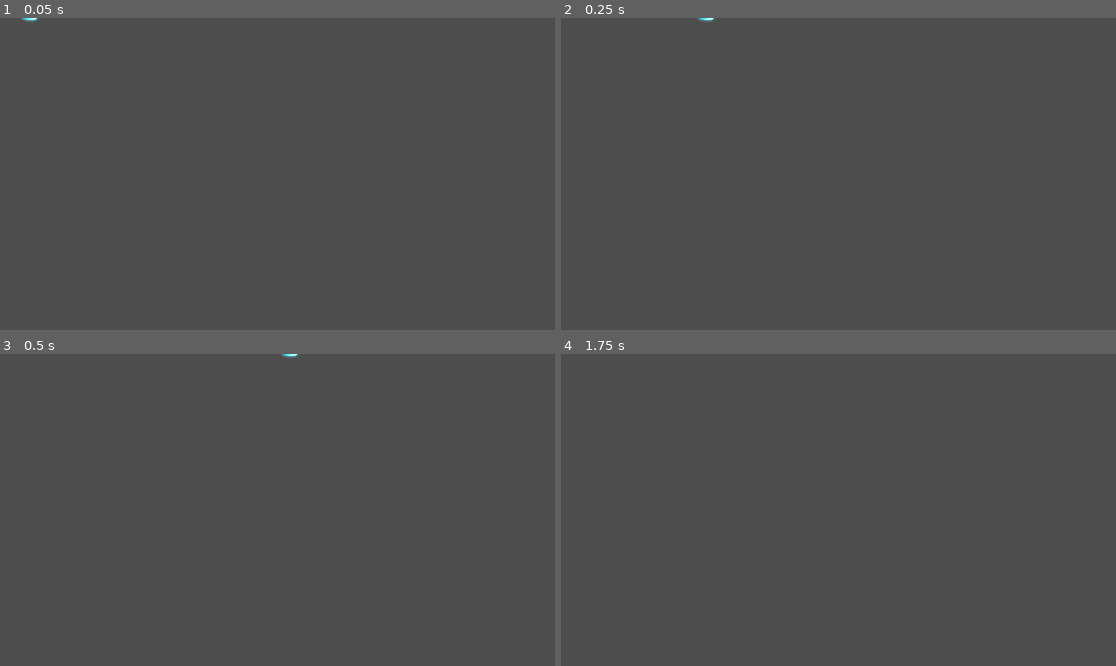
Above: before the commit, frames 1-4 (two rows, left to right).
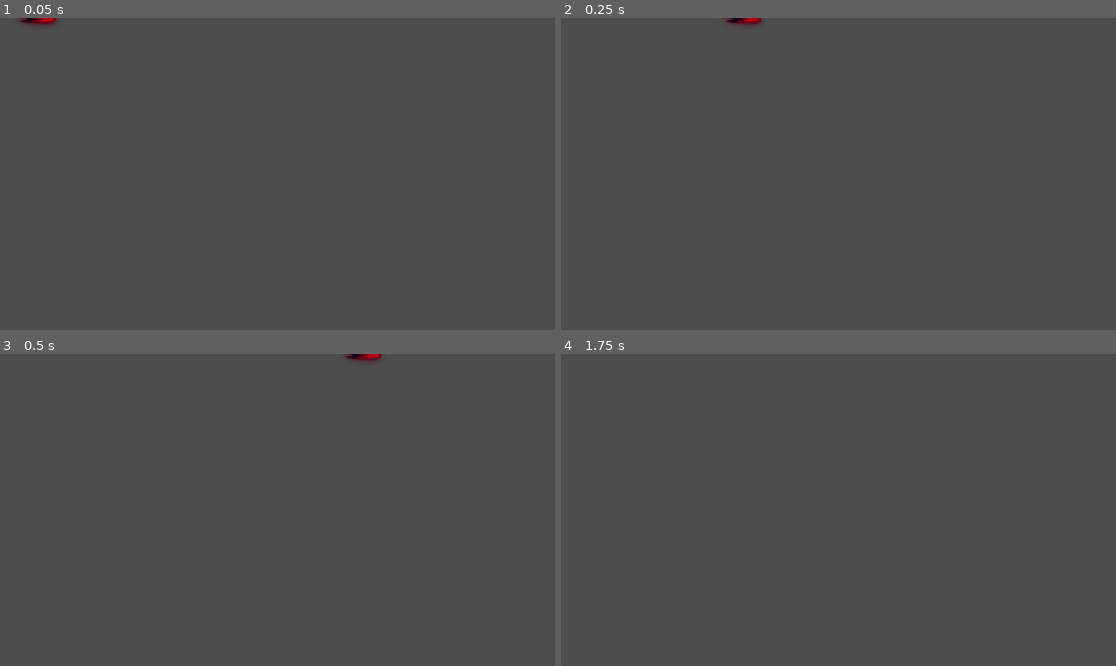
Above: after the commit, the same moments.

Repository: Vynrae06/Space_Shooter
Game: Godot game, scene res://player/player_projectile_special.tscn
Same seed, same stepped clock (60 frames per second), same inputs: the game is played once before the commit and once after it. This scene is started directly instead of the project's main scene.
Inputs:
- Up to frame 1 (0.05 s): no input
- Up to frame 2 (0.25 s): no input
- Up to frame 3 (0.5 s): no input
- Up to frame 4 (1.75 s): tap Enter at 1.25 s

The runs differ from the first frame. In frame 1, 0.1% of the frame differs, in the area x 3-11%, y 0-3%; in frame 2, 0.2%; in frame 3, 0.2%, in the area x 50-69%, y 0-3%; in frame 4, nothing differs.

Commit message:
Player Special V2

Diff:
--- a/levels/level.gd
+++ b/levels/level.gd
@@ -1,7 +1,3 @@
 extends Node2D
 
 var GAME_PAUSED: bool = false
-
-#func _process(_delta):
-	#if Input.is_action_just_pressed("start_pause"):
-		#get_tree().paused = !get_tree().paused
--- a/player/player.gd
+++ b/player/player.gd
@@ -3,11 +3,14 @@
 @export var PLAYER_INDEX: int
 @export var MOVEMENT_SPEED: float = 666
 @export var MOVEMENT_SPEED_LEFT: float = 250
-@export var SPECIAL_MAX_CHARGE: float = 100
+@export var SPECIAL_CHARGE_MAX: float = 100
+@export var SPECIAL_CHARGE_COST: float = 20
+@export var SPECIAL_CHARGE_RATE: float = 1
 
 var PROJECTILE_BASIC_SCENE: PackedScene = preload("res://player/player_projectile_basic.tscn")
-var PROJECTILE_SPECIAL_SCENE: PackedScene = preload("res://player/player_projectile_basic.tscn")
-var CAN_SHOOT: bool = true
+var PROJECTILE_SPECIAL_SCENE: PackedScene = preload("res://player/player_projectile_special.tscn")
+var CAN_SHOOT_BASIC: bool = true
+var CAN_SHOOT_SPECIAL: bool = true
 var SPECIAL_CHARGE: int = 0
 
 func _ready():
@@ -28,25 +31,33 @@
 	velocity = input_direction * MOVEMENT_SPEED
 
 func shoot_basic():
-	if Input.is_joy_button_pressed(PLAYER_INDEX, JOY_BUTTON_B) and CAN_SHOOT:
+	if Input.is_joy_button_pressed(PLAYER_INDEX, JOY_BUTTON_B) and CAN_SHOOT_BASIC:
 		var spawned_projectile = PROJECTILE_BASIC_SCENE.instantiate() as Area2D
 		spawned_projectile.global_position = $ShotInstantiateMarker.global_position
 		spawned_projectile.connect("damage_dealt_signal", damage_dealt_signal_received)
 		$"../ProjectilesHolder".add_child(spawned_projectile)
-		$ShotTimer.start()
-		CAN_SHOOT = false
+		$ShotBasicTimer.start()
+		CAN_SHOOT_BASIC = false
 
 func shoot_special():
-	if Input.is_joy_button_pressed(PLAYER_INDEX, JOY_BUTTON_RIGHT_SHOULDER) && SPECIAL_CHARGE >= 5:
-		SPECIAL_CHARGE -= 5;
-		pass
+	if Input.is_joy_button_pressed(PLAYER_INDEX, JOY_BUTTON_RIGHT_SHOULDER) and SPECIAL_CHARGE >= SPECIAL_CHARGE_COST and CAN_SHOOT_SPECIAL:
+		var spawned_projectile = PROJECTILE_SPECIAL_SCENE.instantiate() as Area2D
+		spawned_projectile.global_position = $ShotInstantiateMarker.global_position
+		$"../ProjectilesHolder".add_child(spawned_projectile)
+		$ShotSpecialTimer.start()
+		CAN_SHOOT_SPECIAL = false
+		SPECIAL_CHARGE -= SPECIAL_CHARGE_COST
 
-func _on_shot_timer_timeout():
-	CAN_SHOOT = true
+func damage_dealt_signal_received():
+	if SPECIAL_CHARGE < SPECIAL_CHARGE_MAX:
+		SPECIAL_CHARGE += SPECIAL_CHARGE_RATE
+	print(SPECIAL_CHARGE)
+
+func _on_shot_special_timer_timeout():
+	CAN_SHOOT_SPECIAL = true
+
+func _on_shot_basic_timer_timeout():
+	CAN_SHOOT_BASIC = true
 
 func _on_death_area_entered(_area):
 	queue_free()
-
-func damage_dealt_signal_received():
-	SPECIAL_CHARGE += 1
-	print(SPECIAL_CHARGE)
--- a/player/player.tscn
+++ b/player/player.tscn
@@ -148,8 +148,12 @@
 [node name="ShotInstantiateMarker" type="Marker2D" parent="."]
 position = Vector2(114, 0)
 
-[node name="ShotTimer" type="Timer" parent="."]
+[node name="ShotBasicTimer" type="Timer" parent="."]
 wait_time = 0.15
+one_shot = true
+
+[node name="ShotSpecialTimer" type="Timer" parent="."]
+wait_time = 0.5
 one_shot = true
 
 [node name="DeathArea" type="Area2D" parent="."]
@@ -160,5 +164,6 @@
 shape = SubResource("CapsuleShape2D_b6laq")
 debug_color = Color(0.631373, 0.47451, 0.635294, 0.419608)
 
-[connection signal="timeout" from="ShotTimer" to="." method="_on_shot_timer_timeout"]
+[connection signal="timeout" from="ShotBasicTimer" to="." method="_on_shot_basic_timer_timeout"]
+[connection signal="timeout" from="ShotSpecialTimer" to="." method="_on_shot_special_timer_timeout"]
 [connection signal="area_entered" from="DeathArea" to="." method="_on_death_area_entered"]
--- a/player/player_projectile_basic.tscn
+++ b/player/player_projectile_basic.tscn
@@ -1,7 +1,13 @@
-[gd_scene load_steps=2 format=3 uid="uid://bfjdvmnhrw05u"]
+[gd_scene load_steps=3 format=3 uid="uid://bfjdvmnhrw05u"]
 
 [ext_resource type="PackedScene" uid="uid://cmh84x2mocib0" path="res://player/projectile.tscn" id="1_05kha"]
+
+[sub_resource type="CapsuleShape2D" id="CapsuleShape2D_lathy"]
+height = 54.0
 
 [node name="Projectile" instance=ExtResource("1_05kha")]
 collision_layer = 2
 collision_mask = 52
+
+[node name="CollisionShape2D" parent="." index="0"]
+shape = SubResource("CapsuleShape2D_lathy")
--- a/player/player_projectile_special.tscn
+++ b/player/player_projectile_special.tscn
@@ -1,9 +1,20 @@
-[gd_scene load_steps=2 format=3 uid="uid://dfyfyrtb7o12t"]
+[gd_scene load_steps=3 format=3 uid="uid://dfyfyrtb7o12t"]
 
 [ext_resource type="PackedScene" uid="uid://cmh84x2mocib0" path="res://player/projectile.tscn" id="1_yd565"]
+
+[sub_resource type="CapsuleShape2D" id="CapsuleShape2D_fmwic"]
+radius = 21.0
+height = 116.0
 
 [node name="Projectile" instance=ExtResource("1_yd565")]
 collision_layer = 2
 collision_mask = 52
-SPEED = 2000.0
-DAMAGE = 10
+SPEED = 2500.0
+DAMAGE = 5
+
+[node name="CollisionShape2D" parent="." index="0"]
+shape = SubResource("CapsuleShape2D_fmwic")
+
+[node name="Sprite2D" parent="." index="1"]
+modulate = Color(0.819608, 0, 0.0784314, 1)
+scale = Vector2(2.4, 2.4)
--- a/player/projectile.tscn
+++ b/player/projectile.tscn
@@ -1,11 +1,7 @@
-[gd_scene load_steps=4 format=3 uid="uid://cmh84x2mocib0"]
+[gd_scene load_steps=3 format=3 uid="uid://cmh84x2mocib0"]
 
 [ext_resource type="Script" path="res://player/projectile.gd" id="1_5ydmv"]
 [ext_resource type="Texture2D" uid="uid://bquvixll4bkn2" path="res://assets/Projectile Single.png" id="2_viq7j"]
-
-[sub_resource type="CapsuleShape2D" id="CapsuleShape2D_7amgo"]
-radius = 9.0
-height = 56.0
 
 [node name="Projectile" type="Area2D"]
 collision_layer = 0
@@ -15,7 +11,6 @@
 [node name="CollisionShape2D" type="CollisionShape2D" parent="."]
 position = Vector2(0, -1)
 rotation = 1.5708
-shape = SubResource("CapsuleShape2D_7amgo")
 
 [node name="Sprite2D" type="Sprite2D" parent="."]
 texture_filter = 1
